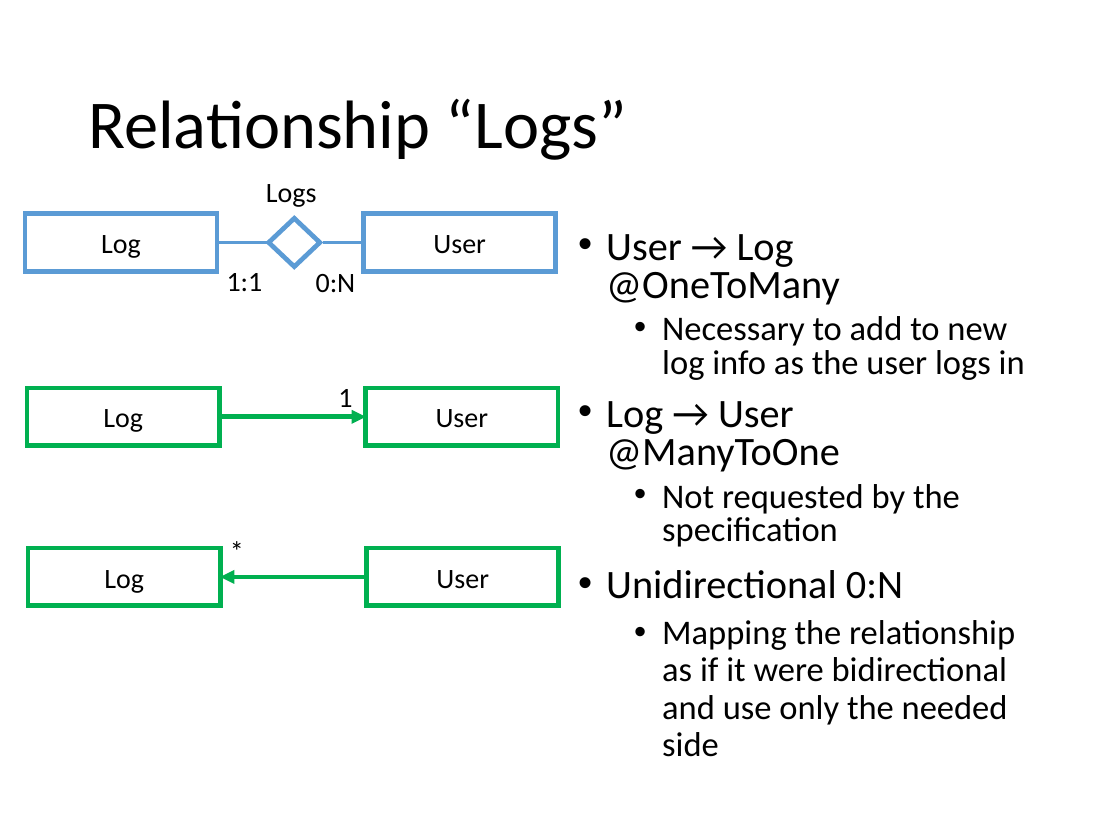
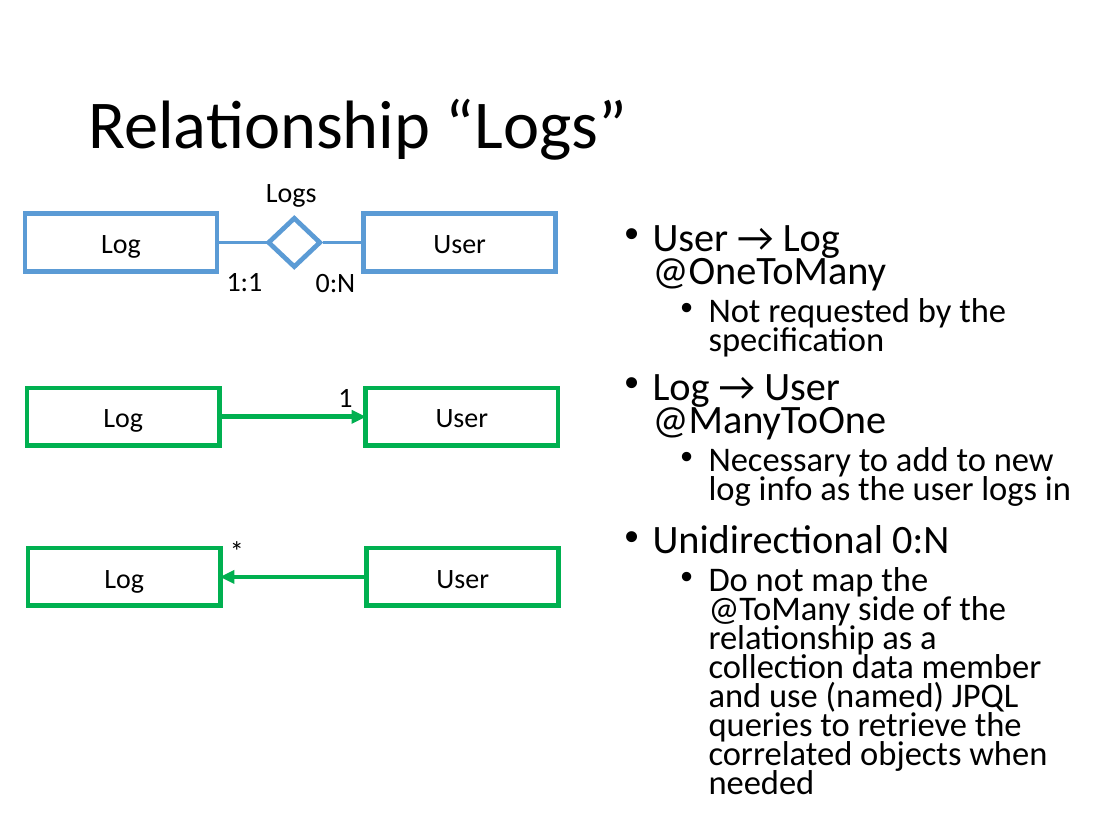
Before and after one commit to riccardo-nannini/Gamified-Marketing-Application, a slide deck: slide 10 of DD.pptx (slide 11 before the commit). Drawn at 1120x840 pixels with LibreOffice and Linux fonts; fonts in the diff are those of the drawing. Boxes give left, top, right and bottom in pixels: in the first picture for what was removed or moved away, otherwise in the second. Text is boxed around its words. In the diff, an @@ line names an element or a change of style, - is before the commit and + after.

Commit message:
Update DD, fixed entities relationships and various fixes

```diff
--- a/DD.pptx
+++ b/DD.pptx
@@ text "User → Log @OneToMany": place and size @@
-text "User → Log @OneToMany" at [606,234,1025,757]
+text "User → Log @OneToMany" at [653,225,1071,795]
@@ text at [653,225,1071,554]: line spacing 0.8 to 0.7; line spacing 0.9 to 0.8 @@
@@ text at [653,298,1006,440]: paragraphs added @@
+  • Not requested by the specification
+• Log → User
+  @ManyToOne
@@ text at [606,401,960,547]: paragraphs removed @@
-• Log → User
-  @ManyToOne
-  • Not requested by the specification
@@ text at [709,567,1047,795]: text changed @@
-  • Mapping the relationship as if it were bidirectional and use only the needed side
+  • Do not map the @ToMany side of the relationship as a collection data member and use (named) JPQL queries to retrieve the correlated objects when needed
```
Also in this commit, not shown: 7 other slides changed, 4 slides added, 2 slides removed, 14 other files.
